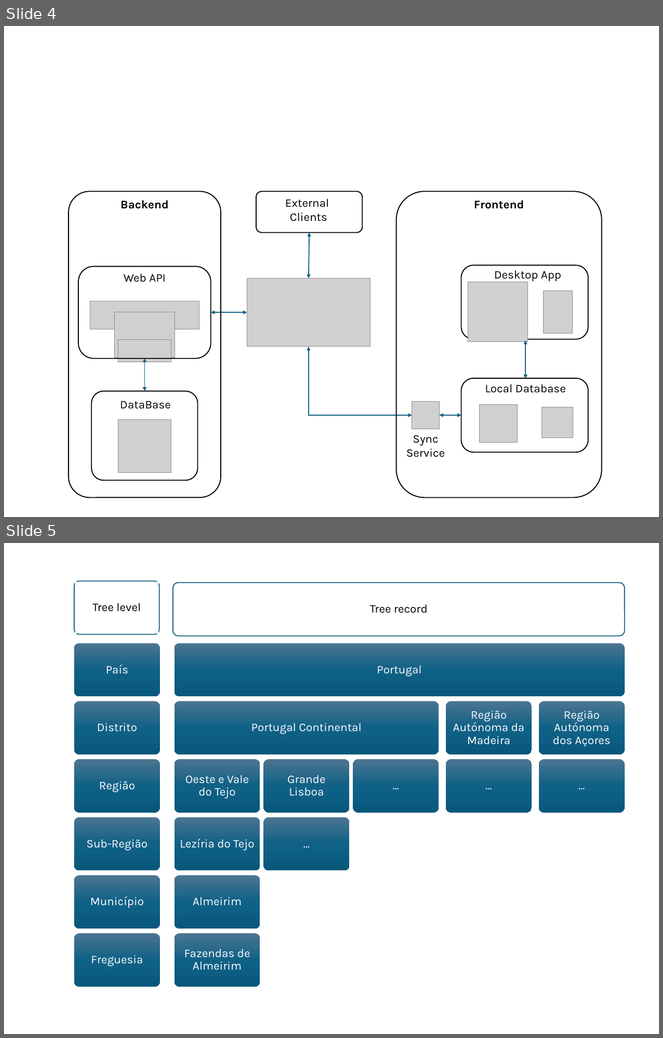
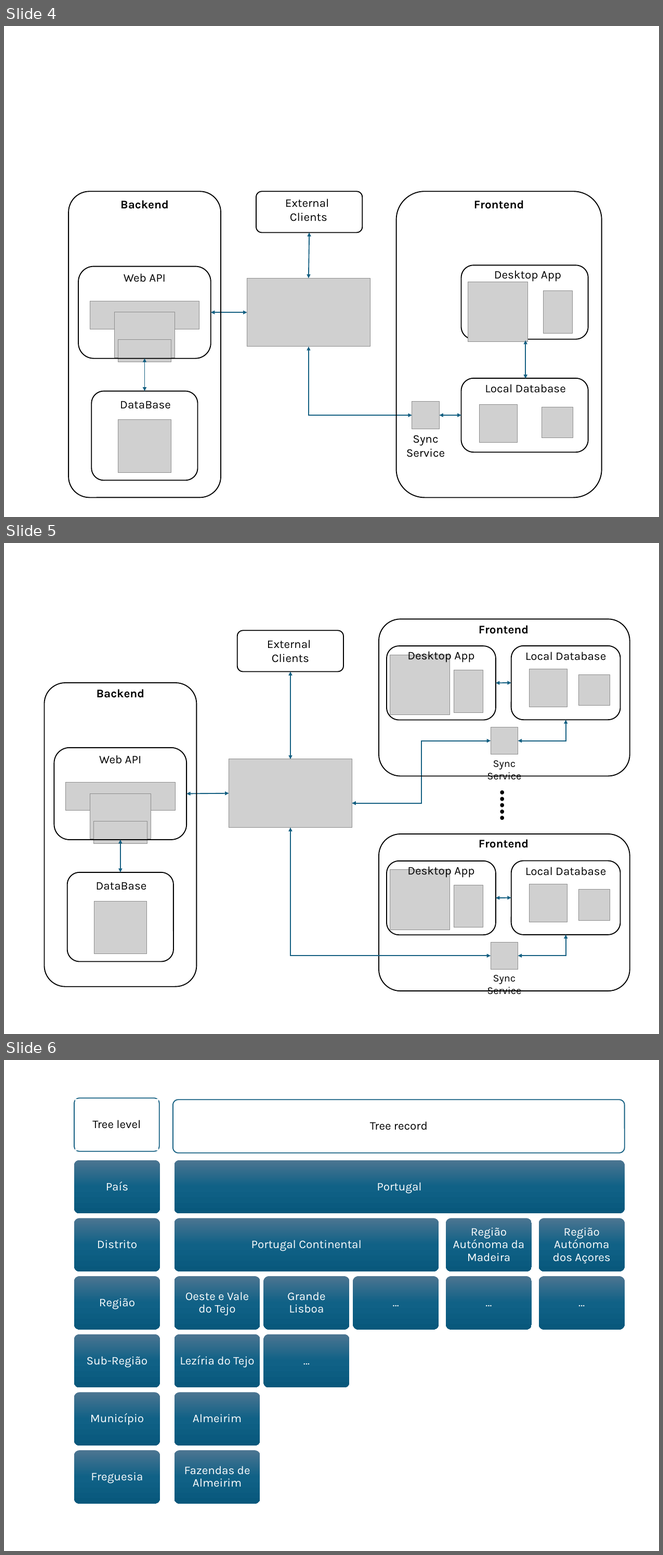
Before and after one commit to Dimas48263/PS_Project_2425, a slide deck: Entregas/06 Final Report/Cartaz v2.pptx. Shown one above the other, each under a label of ours: slides 4 and 5 before the commit, slides 4, 5 and 6 after it. The pictures are 663x1038 and 663x1555 pixels, drawn with LibreOffice and Linux fonts; fonts in the diff are those of the drawing; grey boxes stand for pictures. Boxes give left, top, right and bottom in pixels: in the first picture for what was removed or moved away, otherwise in the second. Text is boxed around its words. In the diff, an @@ line names an element or a change of style, - is before the commit and + after.

```diff
--- a/Entregas/06 Final Report/Cartaz v2.pptx
+++ b/Entregas/06 Final Report/Cartaz v2.pptx
@@ slide 5 added at [4, 543, 659, 1034], background #FFFFFF @@
@@ rounded rectangle added at [379, 619, 630, 776], outline #000000 1.5 pt @@
@@ rounded rectangle added at [237, 630, 344, 672], outline #000000 1.5 pt @@
@@ text added at [479, 625, 529, 634], 18 pt, text #000000, bold @@
+Frontend
@@ text added at [267, 640, 311, 663], 18 pt, text #000000 @@
+External
+Clients
@@ group added at [387, 646, 496, 720]: 2 pictures, 1 rounded rectangle, 1 text @@
+Desktop App
@@ group added at [512, 646, 620, 720]: 2 pictures, 1 rounded rectangle, 1 text @@
+Local Database
@@ rounded rectangle added at [44, 683, 197, 987], outline #000000 1.5 pt @@
@@ double arrow added from (291, 759) to (291, 672), #156082 1.5 pt @@
@@ double arrow added from (512, 683) to (496, 683), #156082 1.5 pt @@
@@ text added at [97, 689, 145, 698], 18 pt, text #000000, bold @@
+Backend
@@ picture added at [491, 728, 518, 755] @@
@@ elbow double arrow added from (566, 720) to (518, 741), #156082 1.5 pt @@
@@ elbow double arrow added from (491, 741) to (352, 803), #156082 1.5 pt @@
@@ group added at [54, 748, 187, 844]: 3 pictures, 1 rounded rectangle @@
@@ text added at [99, 755, 142, 764], 18 pt, text #000000 @@
+Web API
@@ picture added at [229, 759, 352, 827] @@
@@ text added at [487, 760, 521, 780], 16 pt, text #000000 @@
+Sync Service
@@ text added at [491, 776, 538, 835], 54 pt, text #000000 @@
+…..
@@ double arrow added from (187, 794) to (229, 793), #156082 1.5 pt @@
@@ elbow double arrow added from (491, 956) to (291, 827), #156082 1.5 pt @@
@@ rounded rectangle added at [379, 834, 630, 991], outline #000000 1.5 pt @@
@@ double arrow added from (120, 873) to (120, 840), #156082 1.5 pt @@
@@ text added at [479, 839, 529, 848], 18 pt, text #000000, bold @@
+Frontend
@@ group added at [387, 861, 496, 935]: 2 pictures, 1 rounded rectangle, 1 text @@
+Desktop App
@@ group added at [512, 861, 620, 935]: 2 pictures, 1 rounded rectangle, 1 text @@
+Local Database
@@ rounded rectangle added at [67, 873, 174, 962], outline #000000 1.5 pt @@
@@ text added at [96, 883, 147, 890], 18 pt, text #000000 @@
+DataBase
@@ picture added at [94, 901, 146, 954] @@
@@ double arrow added from (512, 898) to (496, 898), #156082 1.5 pt @@
@@ picture added at [491, 942, 518, 969] @@
@@ elbow double arrow added from (566, 935) to (518, 956), #156082 1.5 pt @@
@@ text added at [487, 975, 521, 995], 16 pt, text #000000 @@
+Sync Service
@@ what was slide 5 is now slide 6 @@
```
Also in this commit, not shown: 1 other slide added, 11 other files.
